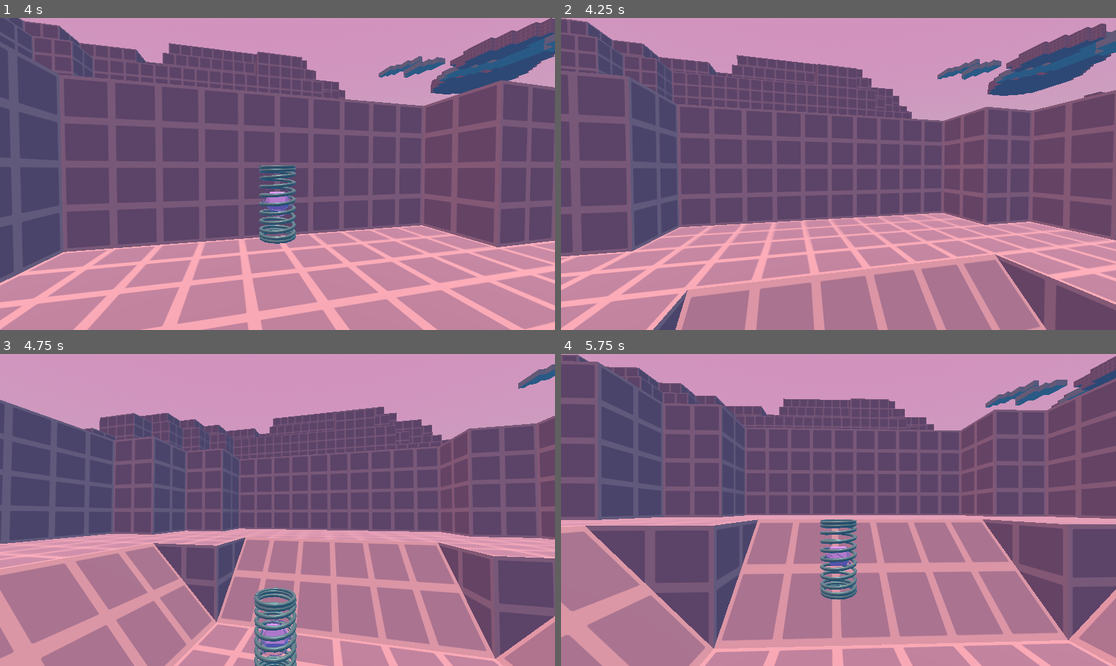
Above: before the commit, frames 1-4 (two rows, left to right).
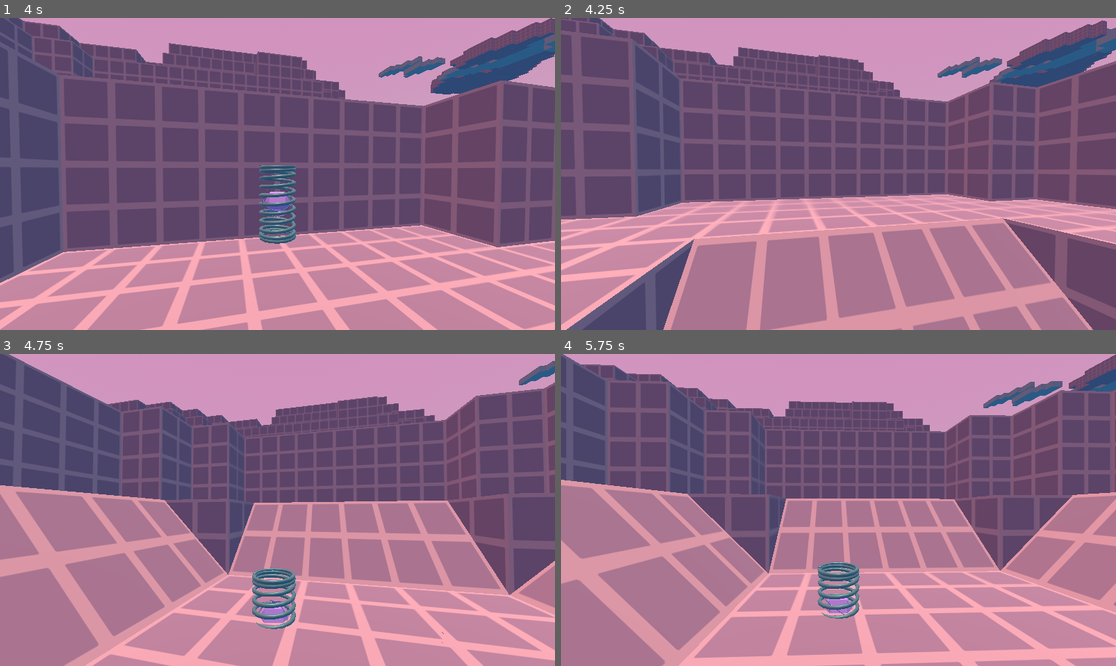
Above: after the commit, the same moments.

Repository: Althories/springstar
Game: Godot game, scene res://Scenes/Levels/tutorial.tscn
Same seed, same stepped clock (60 frames per second), same inputs: the game is played once before the commit and once after it.
Inputs (mouse positions are in pixels of both pictures, inside the frame that each line leads up to):
- Up to frame 1 (4 s): move the mouse to (305, 174) at 0.52 s; press the mouse at (305, 174) at 0.53 s; hold W (move_forward) from 0.53 s (still down); tap Space (jump) at 0.77, 1.52, 3.02, 3.77 s; move the mouse to (249, 174) at 1.27 s; release the mouse at (249, 174) at 1.28 s; click (249, 174) at 1.35 s; move the mouse to (288, 167) at 2.02 s; press the mouse at (288, 167) at 2.03 s; move the mouse to (271, 180) at 2.77 s; release the mouse at (271, 180) at 2.78 s; click (271, 180) at 2.85 s; move the mouse to (316, 177) at 3.52 s; press the mouse at (316, 177) at 3.53 s
- Up to frame 2 (4.25 s): keep holding W (move_forward); tap R (reset) at 4.15 s
- Up to frame 3 (4.75 s): keep holding W (move_forward); move the mouse to (233, 506) at 4.27 s; release the mouse at (233, 506) at 4.28 s; click (233, 506) at 4.35 s; tap Space (jump) at 4.52 s
- Up to frame 4 (5.75 s): keep holding W (move_forward); move the mouse to (844, 510) at 5.02 s; press the mouse at (844, 510) at 5.03 s

Frame 1 is identical in both runs. In frame 2, 47% of the frame differs, in the area x 0-100%, y 0-100%; in frame 3, 47%; in frame 4, 49%.

Commit message:
Update tutorial.tscn

Diff:
--- a/Scenes/Levels/tutorial.tscn
+++ b/Scenes/Levels/tutorial.tscn
@@ -237,7 +237,6 @@
 
 [node name="TestSpring" parent="SpringStuff" instance=ExtResource("2_hmkfj")]
 transform = Transform3D(1, 0, 0, 0, 1, 0, 0, 0, 1, 0, 3.56763, 0)
-reset_height = 5
 
 [node name="Misc" type="Node" parent="."]
 
